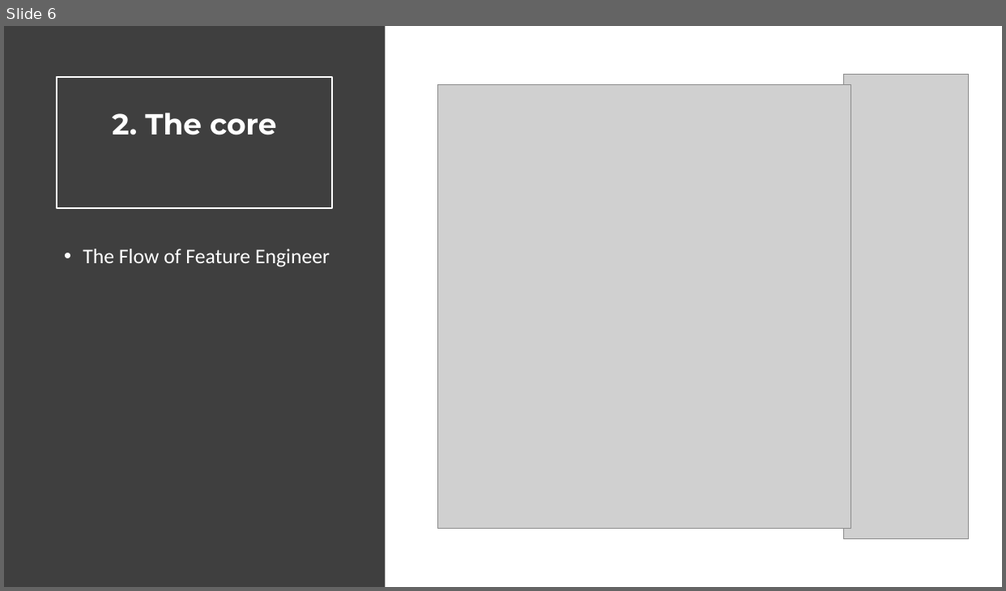
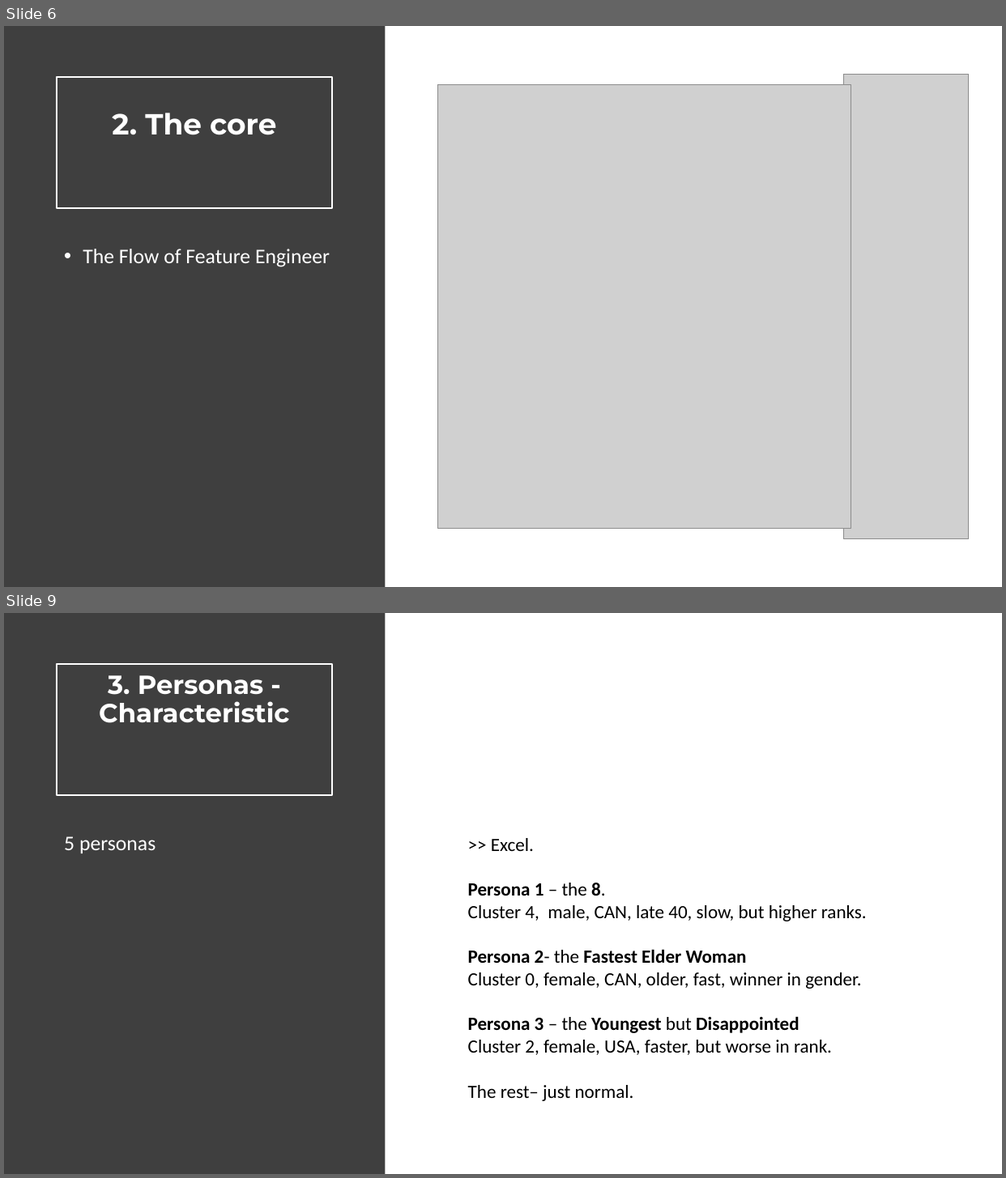
Before and after one commit to maisonhai3/Portfolio, a slide deck: 2_Boston_marathon/Boston_presentation.pptx. Shown one above the other, each under a label of ours: slide 6 before the commit, slides 6 and 9 after it; the slides between them are not shown. The pictures are 1006x591 and 1006x1178 pixels, drawn with LibreOffice and Linux fonts; fonts in the diff are those of the drawing; grey boxes stand for pictures. Boxes give left, top, right and bottom in pixels: in the first picture for what was removed or moved away, otherwise in the second. Text is boxed around its words. In the diff, an @@ line names an element or a change of style, - is before the commit and + after.

```diff
--- a/2_Boston_marathon/Boston_presentation.pptx
+++ b/2_Boston_marathon/Boston_presentation.pptx
@@ slide 9 added at [4,613,1002,1174], background #FFFFFF @@
@@ rectangle added at [4,613,385,1174], fill #3F3F3F @@
@@ title added at [57,664,332,796], outline #FFFFFF 1.5 pt, 25.2 pt, text #FFFFFF, bold @@
+3. Personas - Characteristic
@@ text added at [64,837,155,854], 20 pt, text #FFFFFF @@
+5 personas
@@ text added at [468,838,867,1101], 18 pt, text #000000 @@
+>> Excel.
+Persona 1 – the 8.
+Cluster 4, male, CAN, late 40, slow, but higher ranks.
+Persona 2- the Fastest Elder Woman
+Cluster 0, female, CAN, older, fast, winner in gender.
+Persona 3 – the Youngest but Disappointed
+Cluster 2, female, USA, faster, but worse in rank.
+The rest– just normal.
```
Also in this commit, not shown: 2 slides changed, 1 other slide added, 1 slide removed, 29 other files.
